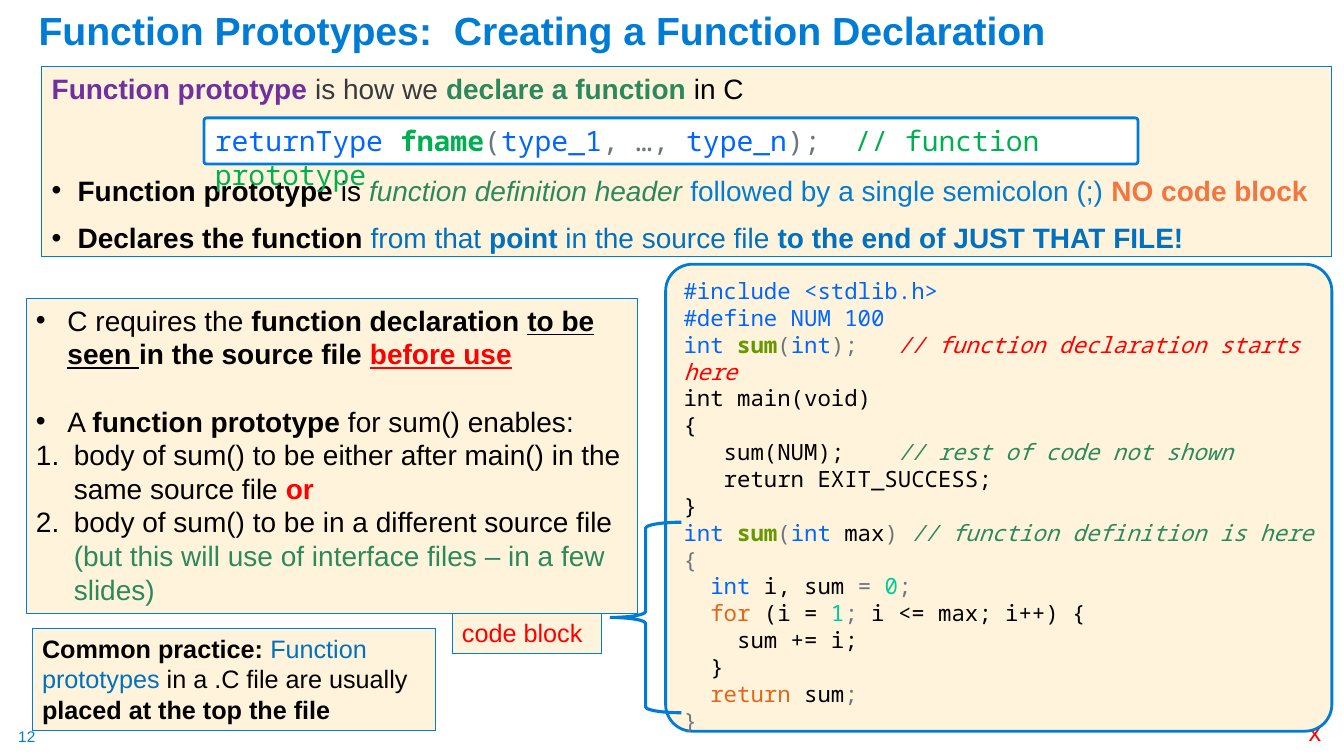
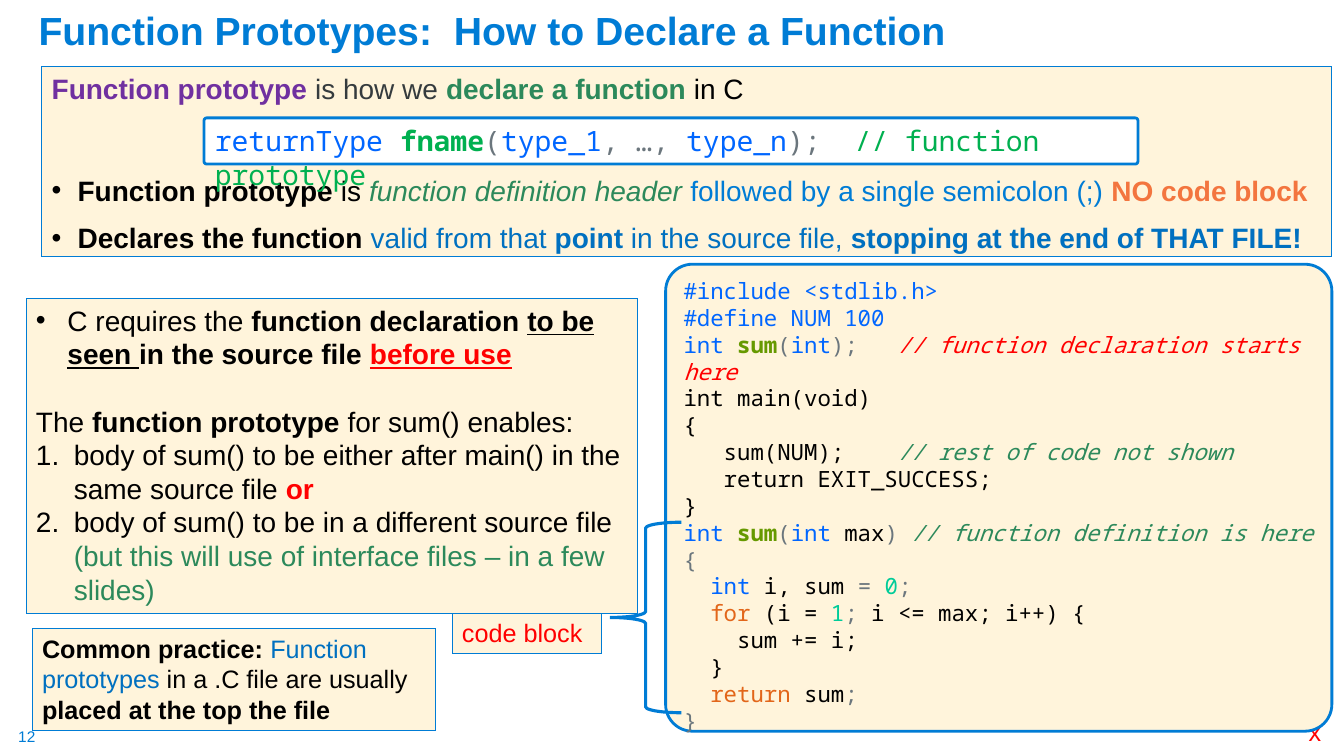
Before and after one commit to cse30-sp24/Muller-Slides, a slide deck: slide 12 of Lecture-4.pptx. Drawn at 1344x756 pixels with LibreOffice and Linux fonts; fonts in the diff are those of the drawing. Boxes give left, top, right and bottom in pixels: in the first picture for what was removed or moved away, otherwise in the second. Text is boxed around its words. In the diff, an @@ line names an element or a change of style, - is before the commit and + after.

```diff
--- a/Lecture-4.pptx
+++ b/Lecture-4.pptx
@@ title at (39,16,945,53): text changed @@
-Function Prototypes: Creating a Function Declaration
+Function Prototypes: How to Declare a Function
@@ text at (78,227,1302,253): text changed @@
-• Declares the function from that point in the source file to the end of JUST THAT FILE!
+• Declares the function valid from that point in the source file, stopping at the end of THAT FILE!
@@ text in rectangle at (36,411,574,437): text changed @@
-• A function prototype for sum() enables:
+The function prototype for sum() enables:
```
Also in this commit, not shown: 8 other slides changed, 27 slides removed, 1 other file.
